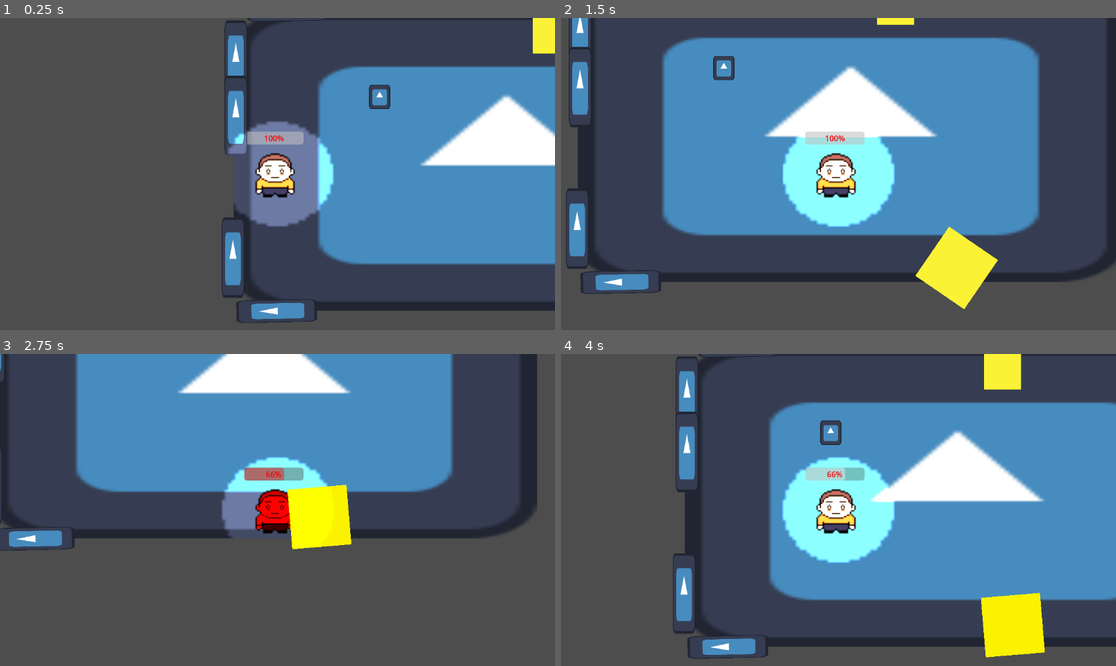
Above: before the commit, frames 1-4 (two rows, left to right).
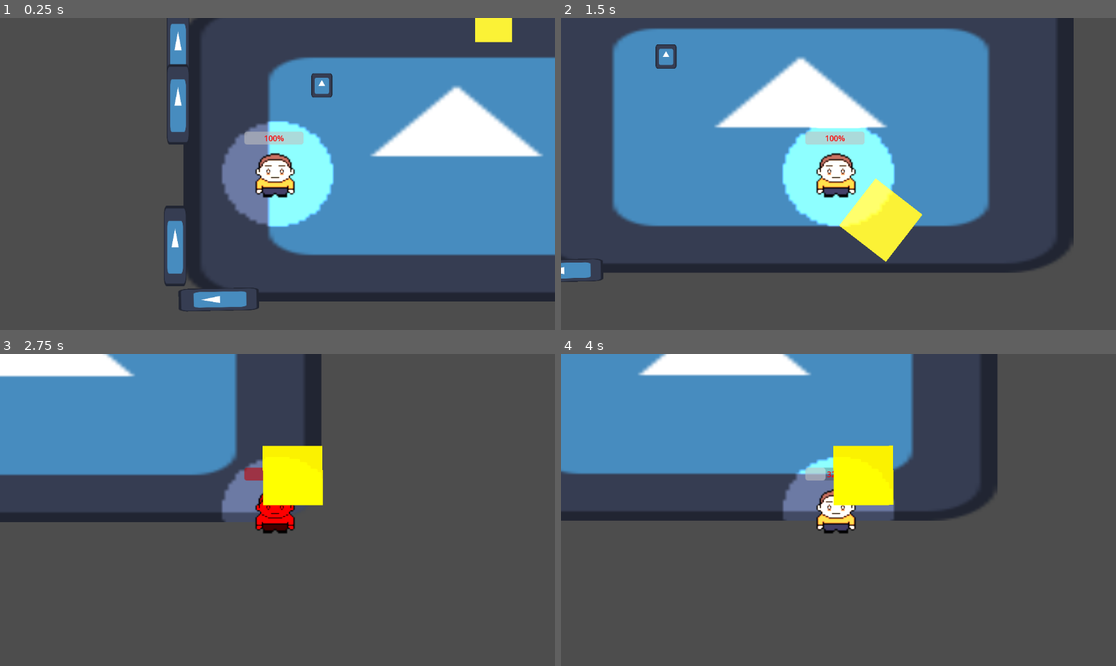
Above: after the commit, the same moments.

Repository: bryanmejiapalma/The-Matrix-Studio
Game: Godot game, scene res://game.tscn
Same seed, same stepped clock (60 frames per second), same inputs: the game is played once before the commit and once after it. This scene is started directly instead of the project's main scene. The engine's default icon, where the game draws it, is replaced by a stand-in: a white triangle on a blue panel in a dark square.
Inputs:
- Up to frame 1 (0.25 s): no input
- Up to frame 2 (1.5 s): tap Enter at 0.5 s; hold D (ui_right) 0.53-1.28 s; hold Shift (boost) 0.53-1.28 s; hold S (ui_down) from 1.28 s (still down); tap E (interact) at 1.35 s
- Up to frame 3 (2.75 s): release S (ui_down) at 2.03 s; hold D (ui_right) from 2.03 s (still down); hold Shift (boost) from 2.03 s (still down)
- Up to frame 4 (4 s): release D (ui_right) at 2.78 s; release Shift (boost) at 2.78 s; hold W (ui_up) 2.78-3.53 s; tap E (interact) at 2.85 s; hold A (ui_left) from 3.53 s (still down); hold Shift (boost) from 3.53 s (still down)

The runs differ from the first frame. In frame 1, 25% of the frame differs, in the area x 29-100%, y 0-98%; in frame 2, 35%; in frame 3, 34%; in frame 4, 61%, in the area x 0-100%, y 0-98%.

Commit message:
pause screen

Diff:
--- a/Map.tscn
+++ b/Map.tscn
@@ -7,8 +7,8 @@
 script = ExtResource("1_3vi7k")
 
 [node name="Sprite2D" type="Sprite2D" parent="."]
-position = Vector2(142.5, 80)
-scale = Vector2(2.2265623, 1.2734375)
+position = Vector2(4, 80)
+scale = Vector2(2.22656, 1.27344)
 texture = ExtResource("2_3h1ab")
 
 [node name="TileMap" type="TileMap" parent="."]
--- a/Player.tscn
+++ b/Player.tscn
@@ -5,10 +5,10 @@
 [ext_resource type="PackedScene" uid="uid://bhjm0wh2aj3d3" path="res://player_view.tscn" id="3_kne1u"]
 
 [sub_resource type="CircleShape2D" id="CircleShape2D_kpjcp"]
-radius = 35.128338
+radius = 35.1283
 
 [sub_resource type="CircleShape2D" id="CircleShape2D_e80uo"]
-radius = 32.140316
+radius = 32.1403
 
 [node name="Player" type="CharacterBody2D"]
 position = Vector2(124, 89)
@@ -16,8 +16,8 @@
 
 [node name="Sprite2D" type="Sprite2D" parent="."]
 unique_name_in_owner = true
-position = Vector2(-4.9999924, 91)
-scale = Vector2(3.1150002, 3.04)
+position = Vector2(-4.99999, 91)
+scale = Vector2(3.115, 3.04)
 texture = ExtResource("2_kne1u")
 
 [node name="Timer" type="Timer" parent="."]
@@ -34,8 +34,8 @@
 offset_top = -88.0
 offset_right = 54.0
 offset_bottom = -61.0
-theme_override_colors/font_color = Color(0.81960785, 0, 0, 1)
-theme_override_colors/font_outline_color = Color(0, 0.73971456, 1.1551381e-06, 1)
+theme_override_colors/font_color = Color(0.819608, 0, 0, 1)
+theme_override_colors/font_outline_color = Color(0, 0.739715, 1.15514e-06, 1)
 value = 100.0
 
 [node name="PointLight2D" parent="." instance=ExtResource("3_kne1u")]
--- a/game.tscn
+++ b/game.tscn
@@ -8,16 +8,29 @@
 [ext_resource type="PackedScene" uid="uid://de4kmcsnttwa0" path="res://enemy.tscn" id="6_eow3j"]
 [ext_resource type="PackedScene" uid="uid://tveac6mrpxec" path="res://baseball_bat.tscn" id="6_ryrav"]
 [ext_resource type="Texture2D" uid="uid://yluuq3nrjxvf" path="res://Sprite-0001.png" id="8_j5wjh"]
+[ext_resource type="Script" uid="uid://bbipkca1dec45" path="res://paused_menu.gd" id="9_vef74"]
+
+[sub_resource type="SystemFont" id="SystemFont_j5wjh"]
+font_names = PackedStringArray("Shobhika")
+
+[sub_resource type="SystemFont" id="SystemFont_vef74"]
+font_names = PackedStringArray("Shobhika")
+
+[sub_resource type="SystemFont" id="SystemFont_hve3p"]
+font_names = PackedStringArray("Shobhika")
+
+[sub_resource type="SystemFont" id="SystemFont_mfdv2"]
+font_names = PackedStringArray("Shobhika")
 
 [node name="Game" type="Node2D"]
 script = ExtResource("1_eow3j")
 
 [node name="StaticBody2D" parent="." instance=ExtResource("2_e2o6t")]
-position = Vector2(178.99998, -22)
-scale = Vector2(3.9760523, 3.829717)
+position = Vector2(746, -17)
+scale = Vector2(3.97605, 3.82972)
 
 [node name="Player" parent="." instance=ExtResource("1_80nbo")]
-position = Vector2(270, 312)
+position = Vector2(390, 336)
 
 [node name="StaticBody2D2" parent="." instance=ExtResource("3_feb5d")]
 position = Vector2(119, -13)
@@ -30,11 +43,11 @@
 
 [node name="StaticBody2D5" parent="." instance=ExtResource("3_feb5d")]
 position = Vector2(180, 663)
-rotation = -1.5916418
+rotation = -1.59164
 
 [node name="StaticBody2D6" parent="." instance=ExtResource("3_feb5d")]
-position = Vector2(201.99998, 37)
-rotation = -1.586398
+position = Vector2(202, 37)
+rotation = -1.5864
 
 [node name="Apple" parent="." instance=ExtResource("4_fc0e3")]
 position = Vector2(830, 14)
@@ -55,3 +68,63 @@
 z_index = -100
 scale = Vector2(2048, 2048)
 texture = ExtResource("8_j5wjh")
+
+[node name="PausedMenu" type="Control" parent="."]
+process_mode = 3
+layout_mode = 3
+anchors_preset = 8
+anchor_left = 0.5
+anchor_top = 0.5
+anchor_right = 0.5
+anchor_bottom = 0.5
+grow_horizontal = 2
+grow_vertical = 2
+size_flags_horizontal = 0
+script = ExtResource("9_vef74")
+
+[node name="VBoxContainer" type="VBoxContainer" parent="PausedMenu"]
+layout_mode = 1
+anchors_preset = 8
+anchor_left = 0.5
+anchor_top = 0.5
+anchor_right = 0.5
+anchor_bottom = 0.5
+offset_left = -141.5
+offset_top = -230.0
+offset_right = 141.5
+offset_bottom = 230.0
+grow_horizontal = 2
+grow_vertical = 2
+theme_override_constants/separation = 15
+
+[node name="PausedLabel" type="Label" parent="PausedMenu/VBoxContainer"]
+layout_mode = 2
+size_flags_horizontal = 4
+theme_override_colors/font_color = Color(0.00688539, 0.0068854, 0.00688539, 1)
+theme_override_colors/font_shadow_color = Color(1, 0.666667, 0, 1)
+theme_override_colors/font_outline_color = Color(1, 0.666667, 0, 1)
+theme_override_fonts/font = SubResource("SystemFont_j5wjh")
+theme_override_font_sizes/font_size = 75
+text = "	PAUSED"
+horizontal_alignment = 1
+
+[node name="ResumeButton" type="Button" parent="PausedMenu/VBoxContainer"]
+modulate = Color(1, 0.666667, 0, 1)
+layout_mode = 2
+theme_override_fonts/font = SubResource("SystemFont_vef74")
+theme_override_font_sizes/font_size = 50
+text = "RESUME"
+
+[node name="RestartButton" type="Button" parent="PausedMenu/VBoxContainer"]
+modulate = Color(0, 0, 0, 1)
+layout_mode = 2
+theme_override_fonts/font = SubResource("SystemFont_hve3p")
+theme_override_font_sizes/font_size = 50
+text = "RESTART"
+
+[node name="QuitButton" type="Button" parent="PausedMenu/VBoxContainer"]
+modulate = Color(1, 0.666667, 0, 1)
+layout_mode = 2
+theme_override_fonts/font = SubResource("SystemFont_mfdv2")
+theme_override_font_sizes/font_size = 50
+text = "QUIT"
--- /dev/null
+++ b/paused_menu.gd
@@ -0,0 +1,16 @@
+extends Control
+
+
+var pause_toggle = false
+
+func _ready() -> void:
+	self.visible = false
+
+func _input(event: InputEvent) -> void:
+	if event.is_action_pressed("ui_cancel"):
+		pause_and_unpause()
+
+func pause_and_unpause():
+	pause_toggle = !pause_toggle
+	get_tree().paused = pause_toggle
+	self.visible = pause_toggle
--- /dev/null
+++ b/paused_menu.tscn
@@ -0,0 +1,74 @@
+[gd_scene load_steps=6 format=3 uid="uid://mhdc3ujtoliq"]
+
+[ext_resource type="Script" uid="uid://bbipkca1dec45" path="res://paused_menu.gd" id="1_q68yk"]
+
+[sub_resource type="SystemFont" id="SystemFont_cufx8"]
+font_names = PackedStringArray("Shobhika")
+
+[sub_resource type="SystemFont" id="SystemFont_3hgkl"]
+font_names = PackedStringArray("Shobhika")
+
+[sub_resource type="SystemFont" id="SystemFont_lrnew"]
+font_names = PackedStringArray("Shobhika")
+
+[sub_resource type="SystemFont" id="SystemFont_mj2wu"]
+font_names = PackedStringArray("Shobhika")
+
+[node name="PausedMenu" type="Control"]
+process_mode = 3
+layout_mode = 3
+anchors_preset = 13
+anchor_left = 0.5
+anchor_right = 0.5
+anchor_bottom = 1.0
+grow_horizontal = 2
+grow_vertical = 2
+size_flags_horizontal = 0
+script = ExtResource("1_q68yk")
+
+[node name="VBoxContainer" type="VBoxContainer" parent="."]
+layout_mode = 1
+anchors_preset = 8
+anchor_left = 0.5
+anchor_top = 0.5
+anchor_right = 0.5
+anchor_bottom = 0.5
+offset_left = -141.5
+offset_top = -230.0
+offset_right = 141.5
+offset_bottom = 230.0
+grow_horizontal = 2
+grow_vertical = 2
+theme_override_constants/separation = 15
+
+[node name="PausedLabel" type="Label" parent="VBoxContainer"]
+layout_mode = 2
+size_flags_horizontal = 4
+theme_override_colors/font_color = Color(0.00688539, 0.0068854, 0.00688539, 1)
+theme_override_colors/font_shadow_color = Color(1, 0.666667, 0, 1)
+theme_override_colors/font_outline_color = Color(1, 0.666667, 0, 1)
+theme_override_fonts/font = SubResource("SystemFont_cufx8")
+theme_override_font_sizes/font_size = 75
+text = "	PAUSED"
+horizontal_alignment = 1
+
+[node name="ResumeButton" type="Button" parent="VBoxContainer"]
+modulate = Color(1, 0.666667, 0, 1)
+layout_mode = 2
+theme_override_fonts/font = SubResource("SystemFont_3hgkl")
+theme_override_font_sizes/font_size = 50
+text = "RESUME"
+
+[node name="RestartButton" type="Button" parent="VBoxContainer"]
+modulate = Color(0, 0, 0, 1)
+layout_mode = 2
+theme_override_fonts/font = SubResource("SystemFont_lrnew")
+theme_override_font_sizes/font_size = 50
+text = "RESTART"
+
+[node name="QuitButton" type="Button" parent="VBoxContainer"]
+modulate = Color(1, 0.666667, 0, 1)
+layout_mode = 2
+theme_override_fonts/font = SubResource("SystemFont_mj2wu")
+theme_override_font_sizes/font_size = 50
+text = "QUIT"
--- a/project.godot
+++ b/project.godot
@@ -12,7 +12,7 @@
 
 config/name="Matrix_Studios"
 run/main_scene="uid://o6yxgp3jif0q"
-config/features=PackedStringArray("4.5", "Forward Plus")
+config/features=PackedStringArray("4.4", "Forward Plus")
 config/icon="res://icon.svg"
 
 [input]
Not shown, changed: Sprite-0001 2.png.import
Not shown, changed: Sprite-0001.png.import
Not shown, changed: Sprite-0002.png.import
Not shown, changed: apple.png.import
Not shown: 1 places in game.tscn that only renumber resources
Not shown, changed: icon.svg.import
Not shown, changed: mapp.png.import
Not shown, added: paused_menu.gd.uid
Not shown, changed: tiles-export copy.png.import
Not shown, changed: tiles-export.png.import
Not shown, changed: white_circle_32.png.import
